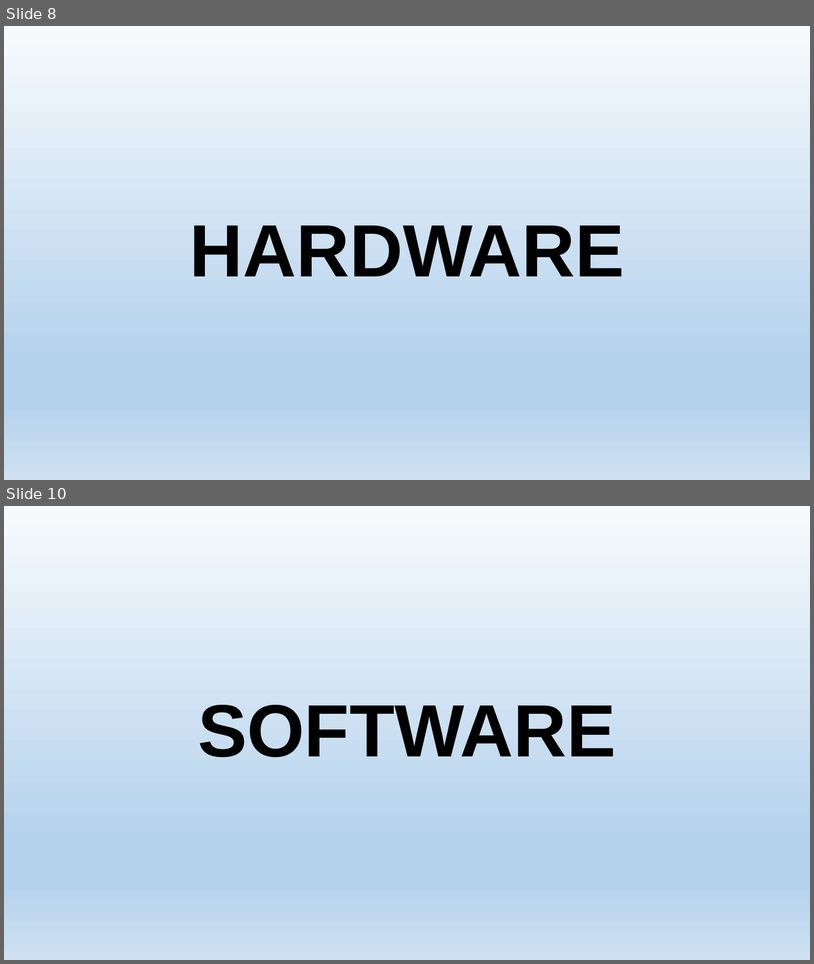
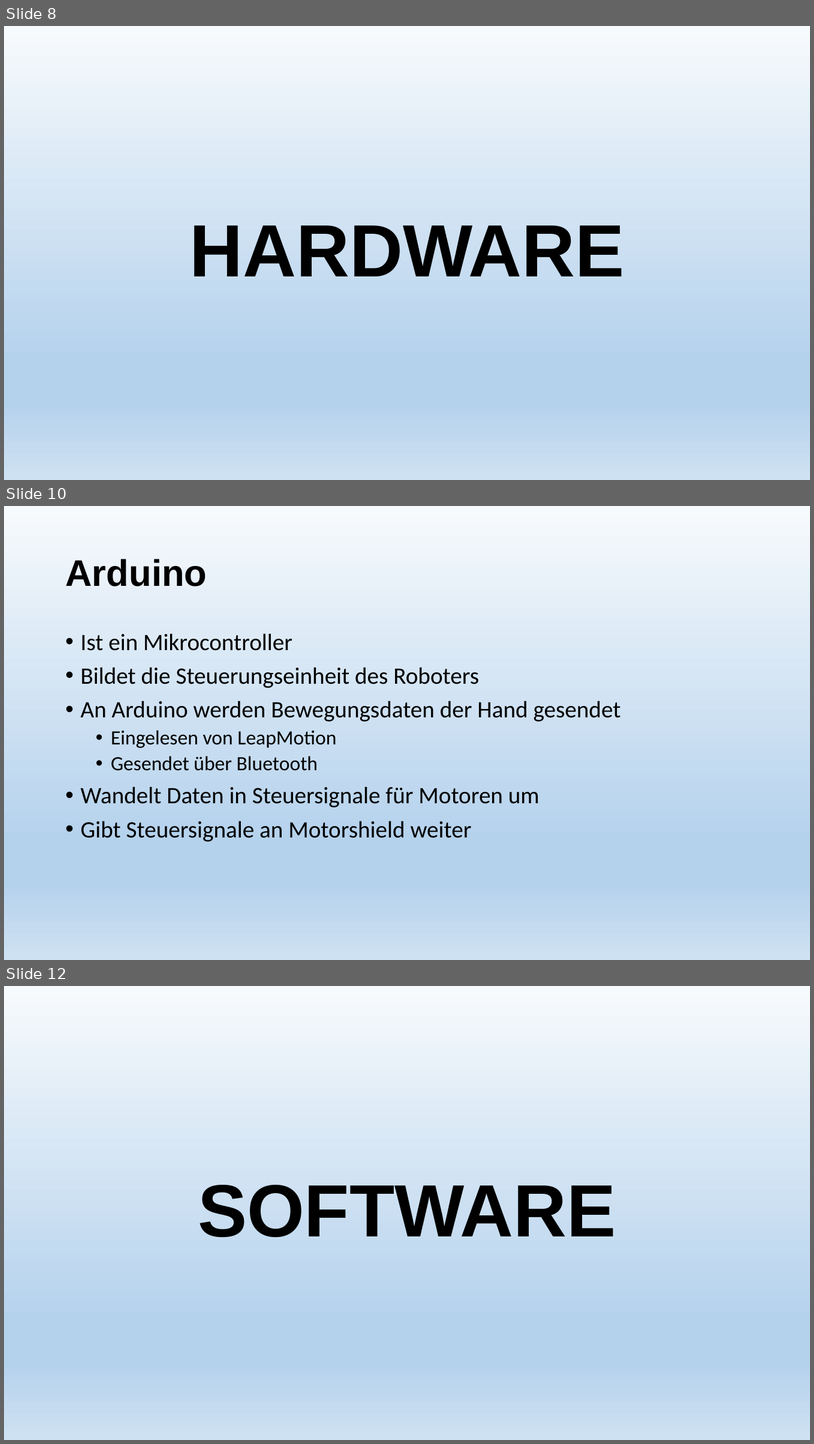
Before and after one commit to LeapMotionRobotTeam/Projekt-Roboter_mit_LeapMotion, a slide deck: Allgemeines/praesentation.pptx. Shown one above the other, each under a label of ours: slides 8 and 10 before the commit, slides 8, 10 and 12 after it; the slides between them are not shown. The pictures are 814x964 and 814x1444 pixels, drawn with LibreOffice and Linux fonts; fonts in the diff are those of the drawing. Boxes give left, top, right and bottom in pixels: in the first picture for what was removed or moved away, otherwise in the second. Text is boxed around its words. In the diff, an @@ line names an element or a change of style, - is before the commit and + after.

```diff
--- a/Allgemeines/praesentation.pptx
+++ b/Allgemeines/praesentation.pptx
@@ slide 10 added at [4,506,810,960], background gradient #F7FAFD to #B5D2EC to #CEE1F2 @@
@@ title added at [65,559,207,586], 44 pt, text #000000, bold @@
+Arduino
@@ text added at [81,633,621,841], 28 pt, text #000000 @@
+• Ist ein Mikrocontroller
+• Bildet die Steuerungseinheit des Roboters
+• An Arduino werden Bewegungsdaten der Hand gesendet
+  • Eingelesen von LeapMotion
+  • Gesendet über Bluetooth
+• Wandelt Daten in Steuersignale für Motoren um
+• Gibt Steuersignale an Motorshield weiter
@@ what was slide 10 is now slide 12 @@
```
Also in this commit, not shown: 1 slide changed, 1 other slide added, 2 other files.
